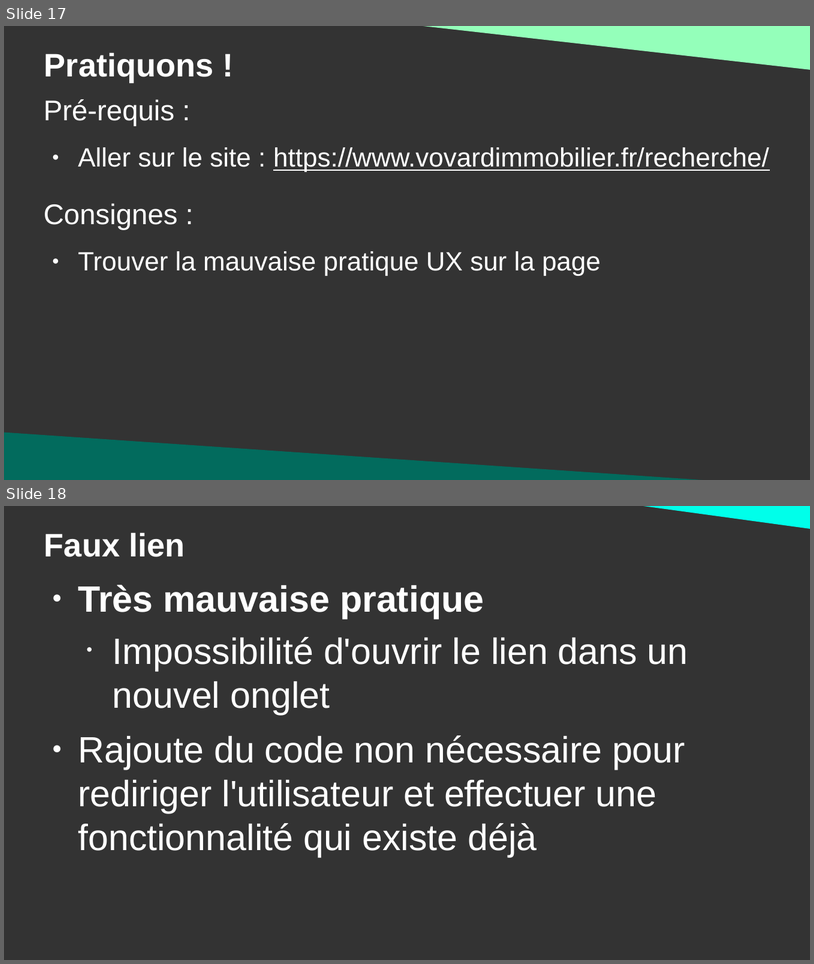
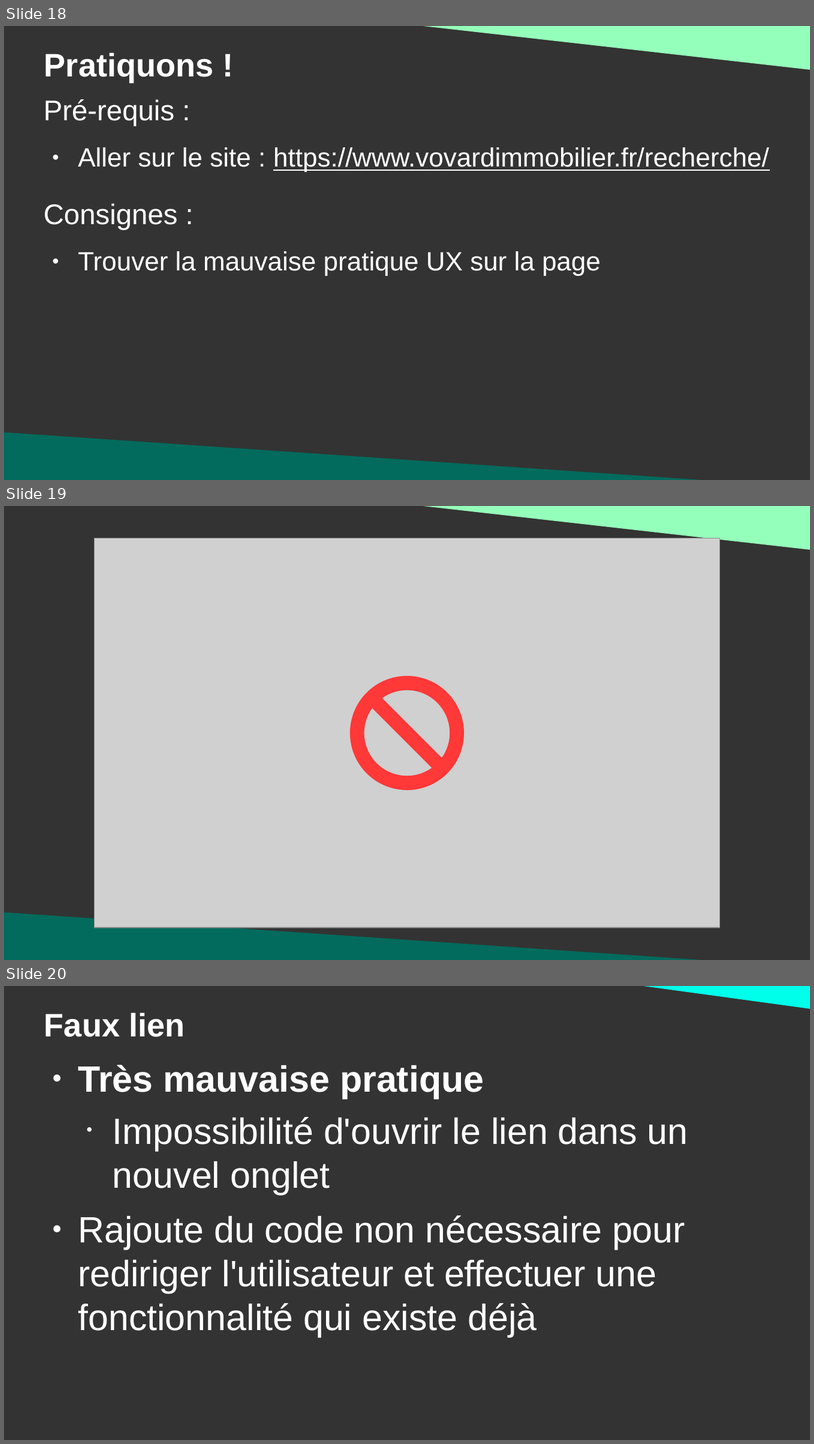
Before and after one commit to DanYellow/cours, a slide deck: ergonomie-et-accessibilite-s2/numero-1/presentation.odp. Shown one above the other, each under a label of ours: slides 17 and 18 before the commit, slides 18, 19 and 20 after it. The pictures are 814x964 and 814x1444 pixels, drawn with LibreOffice and Linux fonts; fonts in the diff are those of the drawing; grey boxes stand for pictures. Boxes give left, top, right and bottom in pixels: in the first picture for what was removed or moved away, otherwise in the second. Text is boxed around its words. In the diff, an @@ line names an element or a change of style, - is before the commit and + after.

```diff
--- a/ergonomie-et-accessibilite-s2/numero-1/presentation.odp
+++ b/ergonomie-et-accessibilite-s2/numero-1/presentation.odp
@@ slide 19 added at box(4, 506, 810, 960), background #333333 @@
@@ right triangle added at box(395, 506, 810, 550), fill #94FFBA @@
@@ picture added at box(95, 538, 720, 927) @@
@@ no-entry sign added at box(350, 676, 464, 790), fill #FF3838 @@
@@ right triangle added at box(4, 912, 758, 960), fill #026B5D @@
@@ what was slide 17 is now slide 18 @@
@@ what was slide 18 is now slide 20 @@
```
Also in this commit, not shown: 4 slides changed, 3 other slides added, 3 other files.
